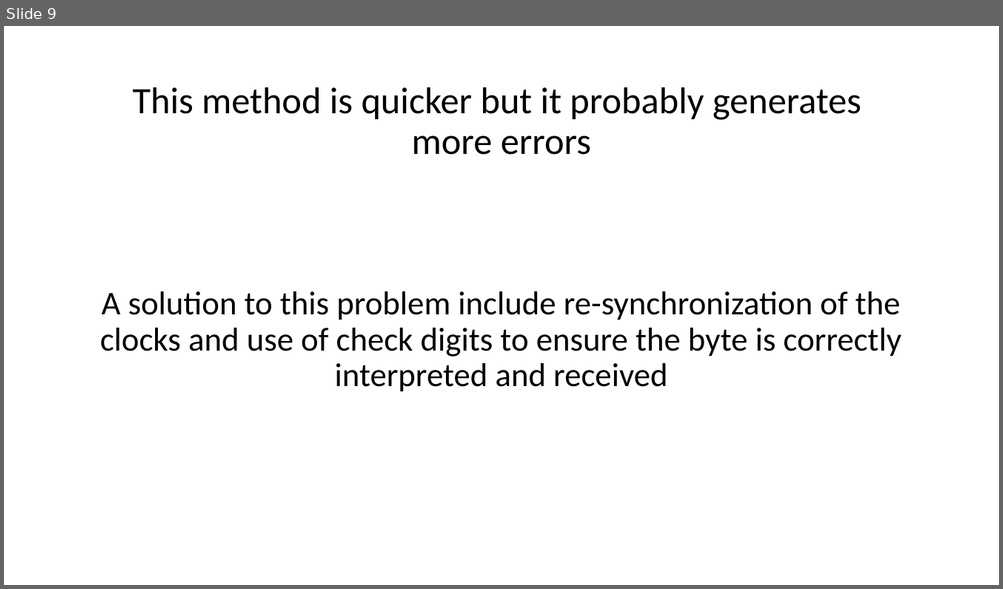
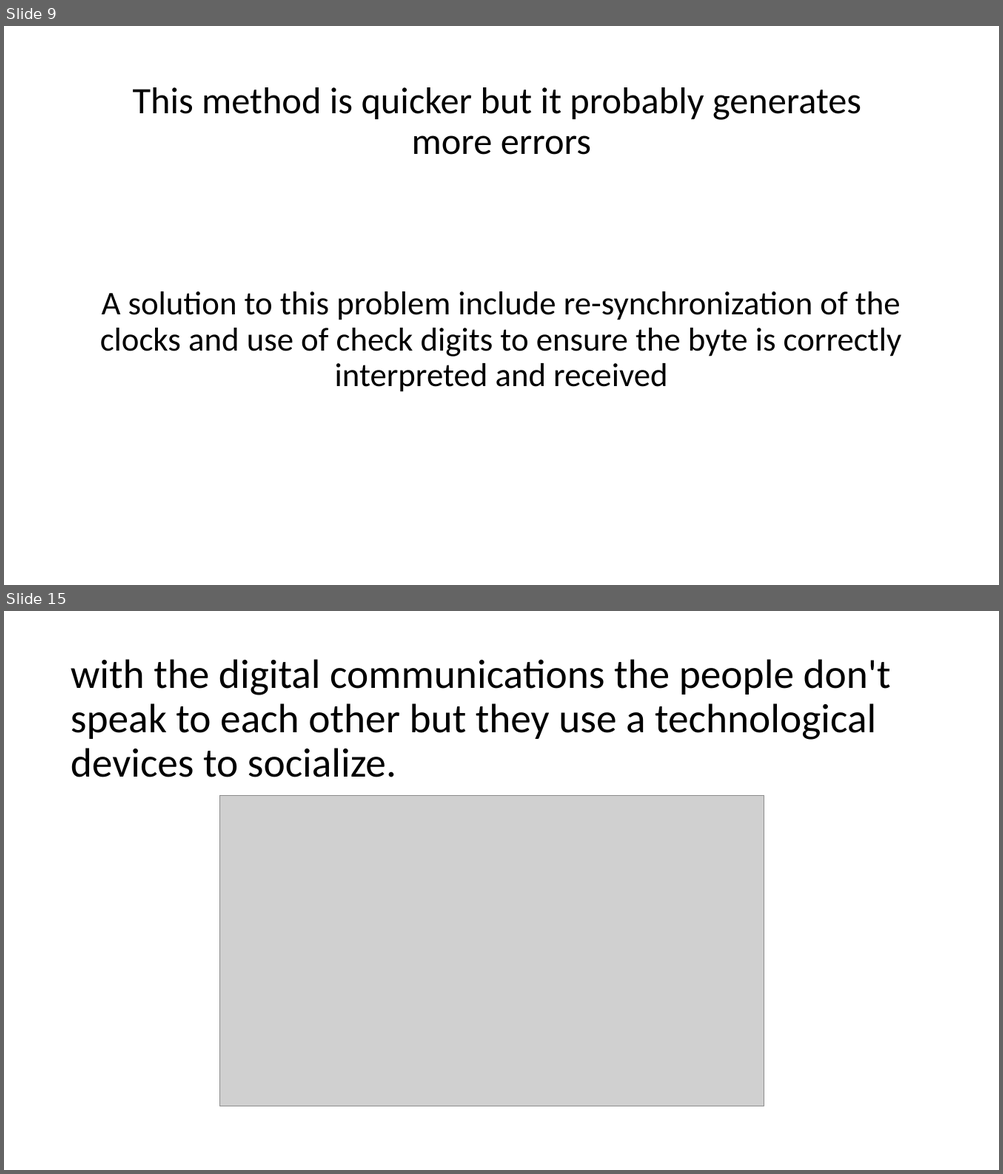
Before and after one commit to fabioZanoncelli/Digital-Communication, a slide deck: digitalCommunication.pptx. Shown one above the other, each under a label of ours: slide 9 before the commit, slides 9 and 15 after it; the slides between them are not shown. The pictures are 1003x589 and 1003x1174 pixels, drawn with LibreOffice and Linux fonts; fonts in the diff are those of the drawing; grey boxes stand for pictures. Boxes give left, top, right and bottom in pixels: in the first picture for what was removed or moved away, otherwise in the second. Text is boxed around its words. In the diff, an @@ line names an element or a change of style, - is before the commit and + after.

```diff
--- a/digitalCommunication.pptx
+++ b/digitalCommunication.pptx
@@ slide 15 added at <box>4,611,999,1170</box>, background #FFFFFF @@
@@ title added at <box>71,659,891,777</box>, 39.6 pt, text #000000 @@
+with the digital communications the people don't speak to each other but they use a technological devices to socialize.
@@ picture added at <box>220,795,764,1106</box> @@
```
Also in this commit, not shown: 5 other slides added.
